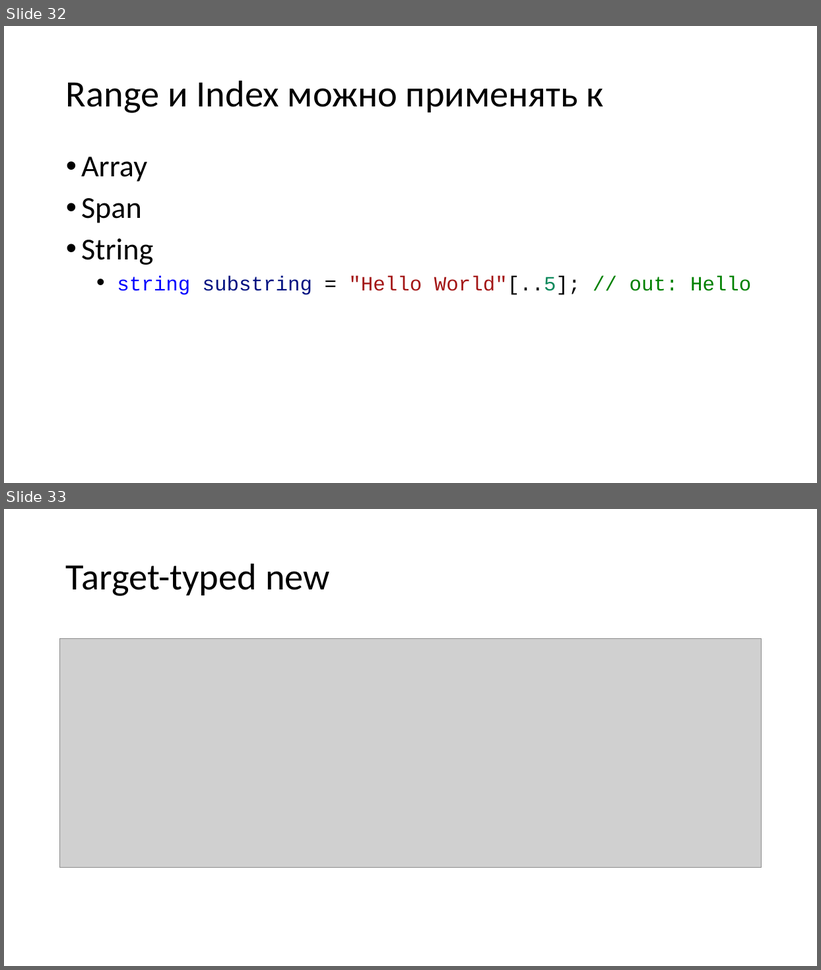
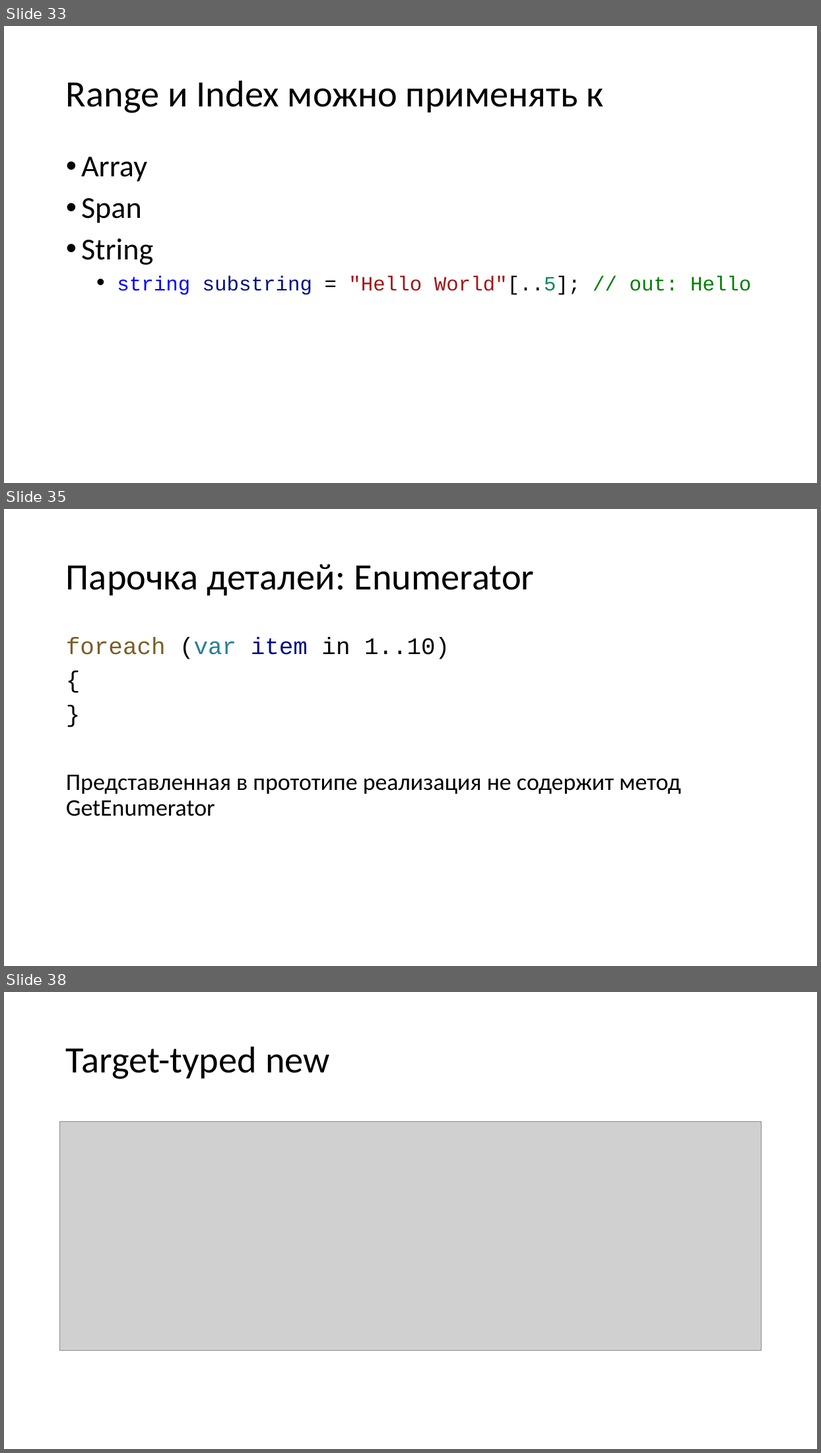
Before and after one commit to kugushev/presentations, a slide deck: Presentation.pptx. Shown one above the other, each under a label of ours: slides 32 and 33 before the commit, slides 33, 35 and 38 after it; the slides between them are not shown. The pictures are 821x970 and 821x1453 pixels, drawn with LibreOffice and Linux fonts; fonts in the diff are those of the drawing; grey boxes stand for pictures. Boxes give left, top, right and bottom in pixels: in the first picture for what was removed or moved away, otherwise in the second. Text is boxed around its words. In the diff, an @@ line names an element or a change of style, - is before the commit and + after.

```diff
--- a/Presentation.pptx
+++ b/Presentation.pptx
@@ slide 35 added at [4,509,817,966], background #FFFFFF @@
@@ title added at [66,564,535,596], 44 pt, text #000000 @@
+Парочка деталей: Enumerator
@@ text added at [66,637,680,817], 28 pt, text #000000 @@
+foreach (var item in 1..10)
+{
+}
+Представленная в прототипе реализация не содержит метод GetEnumerator
@@ what was slide 32 is now slide 33 @@
@@ what was slide 33 is now slide 38 @@
```
Also in this commit, not shown: 8 slides changed, 4 other slides added, 1 slide removed, 3 other files.
